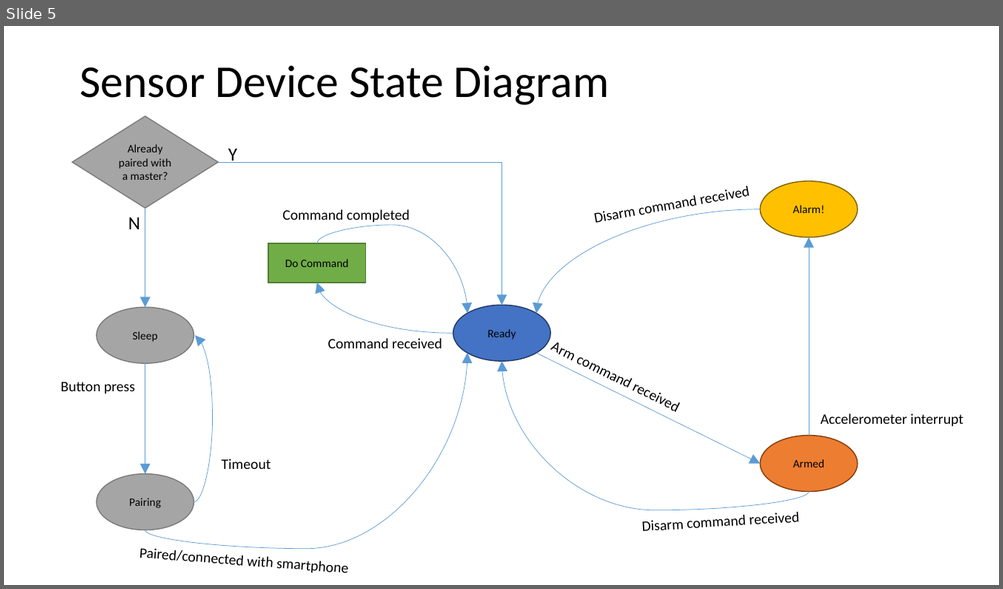
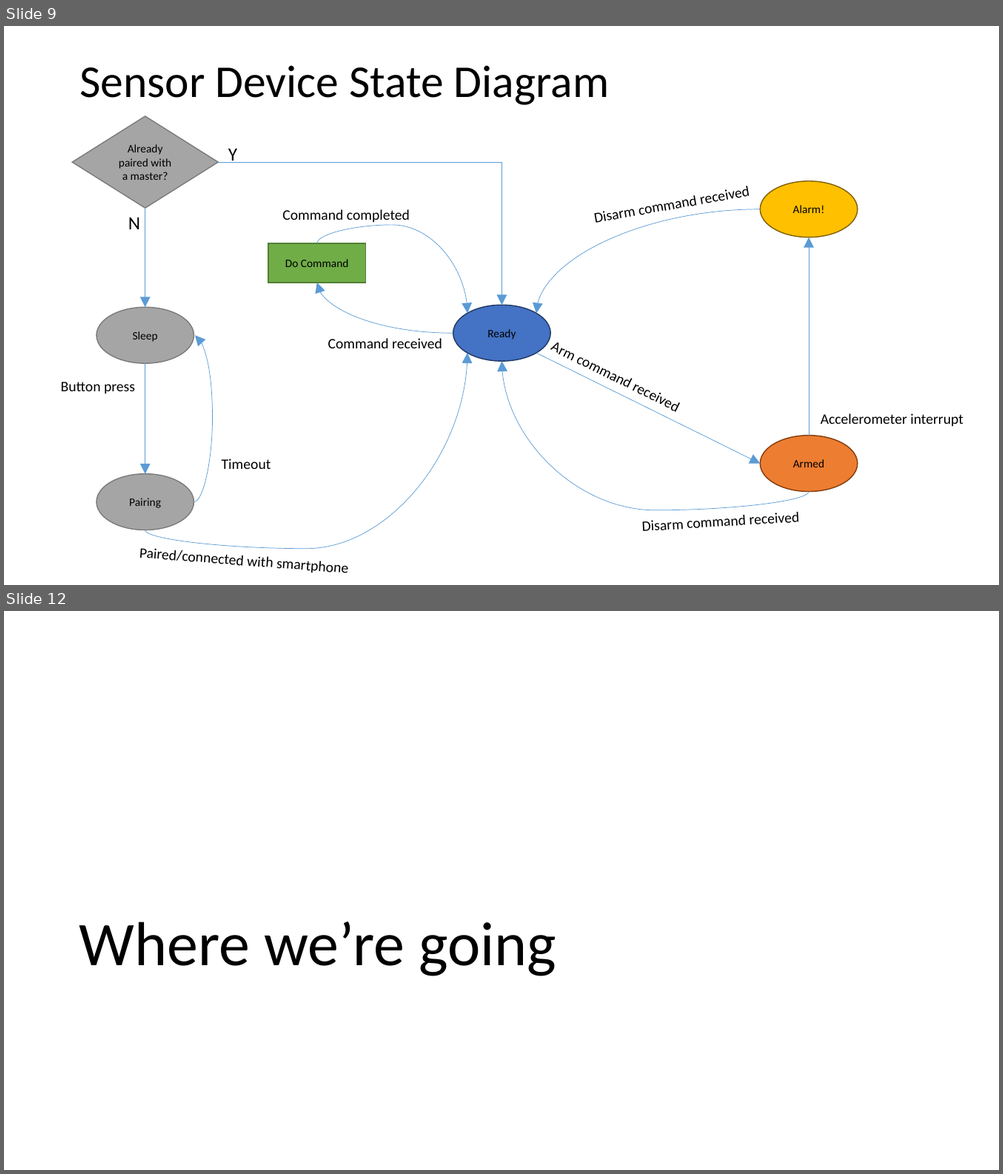
Before and after one commit to jbw3/CPE621Project, a slide deck: docs/AMDeSS_MidtermProgressReport.pptx. Shown one above the other, each under a label of ours: slide 5 before the commit, slides 9 and 12 after it; the slides between them are not shown. The pictures are 1003x589 and 1003x1174 pixels, drawn with LibreOffice and Linux fonts; fonts in the diff are those of the drawing. Boxes give left, top, right and bottom in pixels: in the first picture for what was removed or moved away, otherwise in the second. Text is boxed around its words. In the diff, an @@ line names an element or a change of style, - is before the commit and + after.

```diff
--- a/docs/AMDeSS_MidtermProgressReport.pptx
+++ b/docs/AMDeSS_MidtermProgressReport.pptx
@@ slide 12 added at (x1=4, y1=611, x2=999, y2=1170), background #FFFFFF @@
@@ title added at (x1=79, y1=922, x2=556, y2=977), 60 pt, text #000000 @@
+Where we’re going
@@ what was slide 5 is now slide 9 @@
```
Also in this commit, not shown: 2 slides changed, 7 other slides added, 1 other file.
